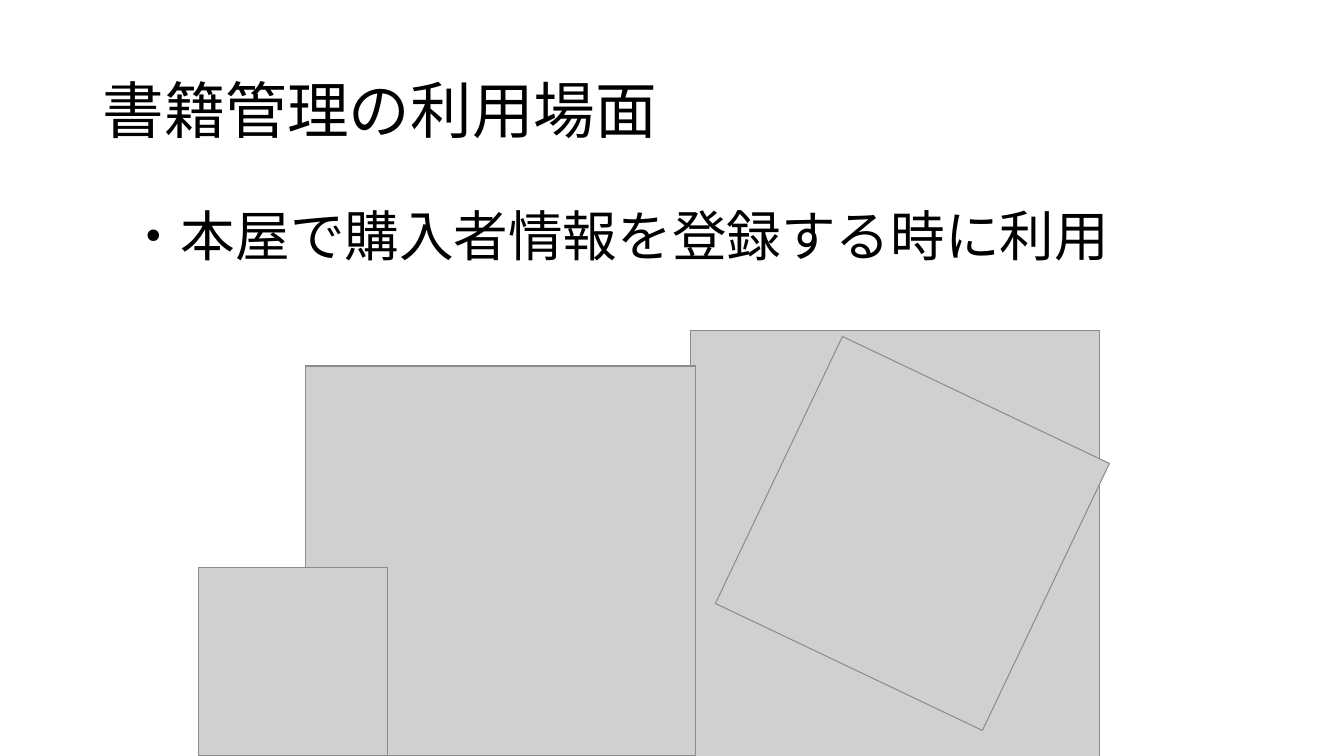
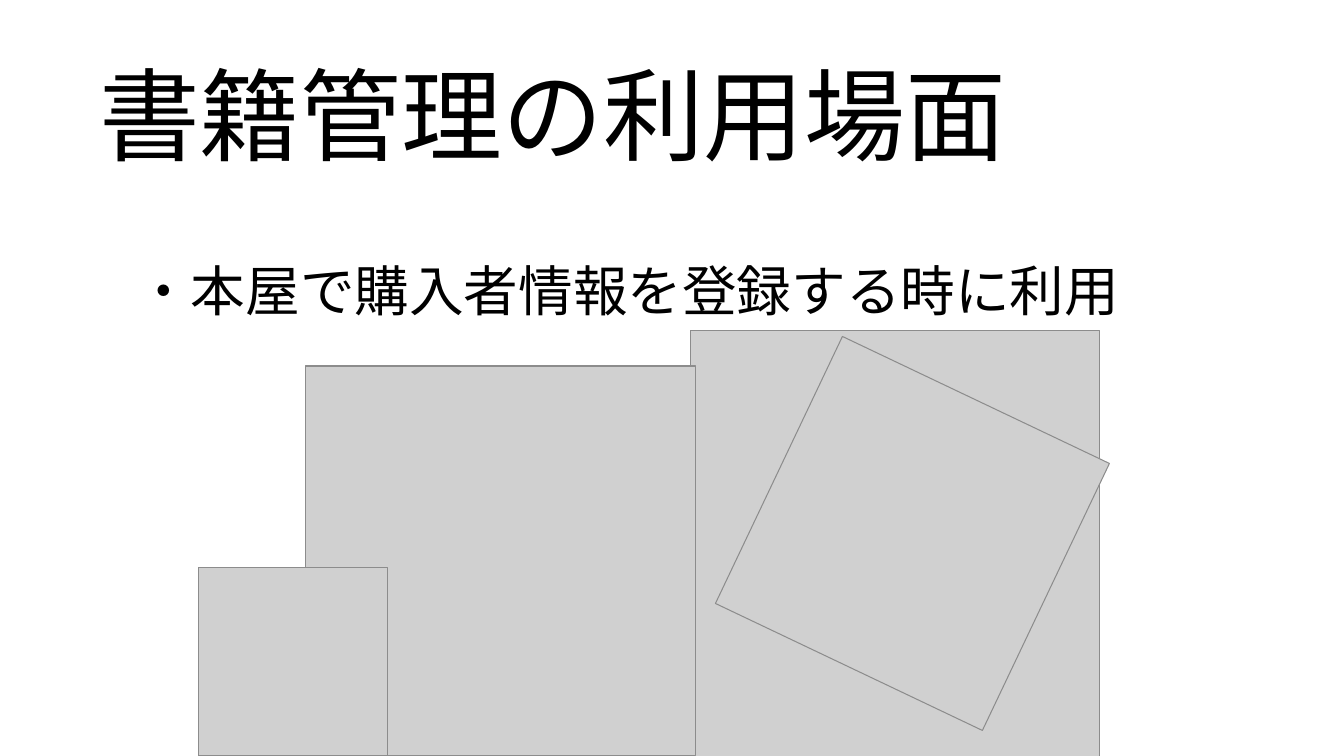
Before and after one commit to ivy239007/PG-, a slide deck: slide 6 of プレゼン/プレゼン資料(板井編集中).pptx. Drawn at 1344x756 pixels with LibreOffice and Linux fonts; fonts in the diff are those of the drawing; grey boxes stand for pictures; background and template pictures are left out. Boxes give left, top, right and bottom in pixels: in the first picture for what was removed or moved away, otherwise in the second. Text is boxed around its words. In the diff, an @@ line names an element or a change of style, - is before the commit and + after.

```diff
--- a/プレゼン/プレゼン資料(板井編集中).pptx
+++ b/プレゼン/プレゼン資料(板井編集中).pptx
@@ title "書籍管理の利用場面" at (99, 68, 1006, 162): size 44 to 72 pt @@
@@ text "・本屋で購入者情報を登録する時に利用": place and size @@
-text "・本屋で購入者情報を登録する時に利用" at (126, 210, 1109, 261)
+text "・本屋で購入者情報を登録する時に利用" at (136, 265, 1119, 316)
```
Also in this commit, not shown: 6 other slides changed.
